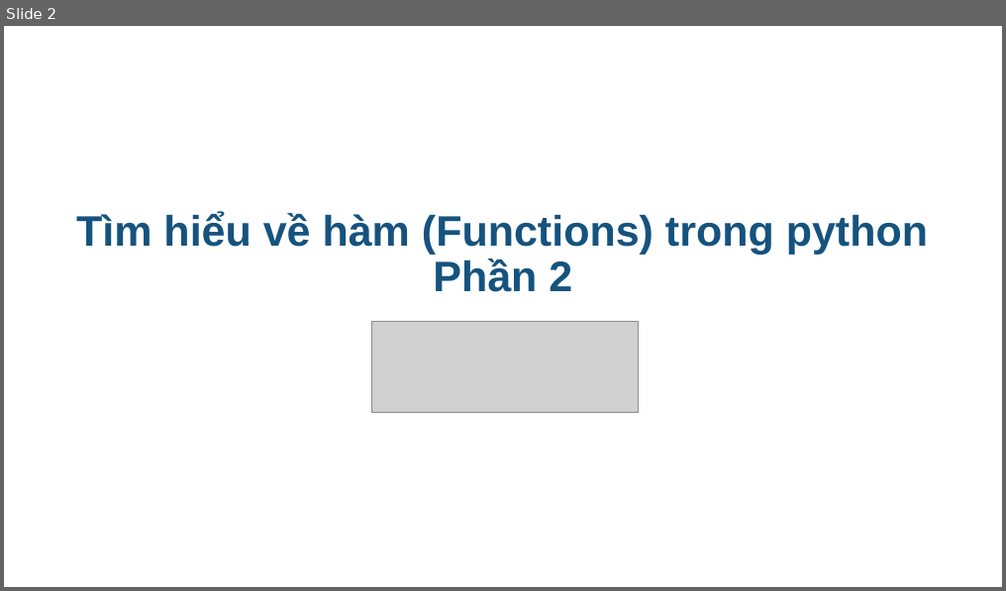
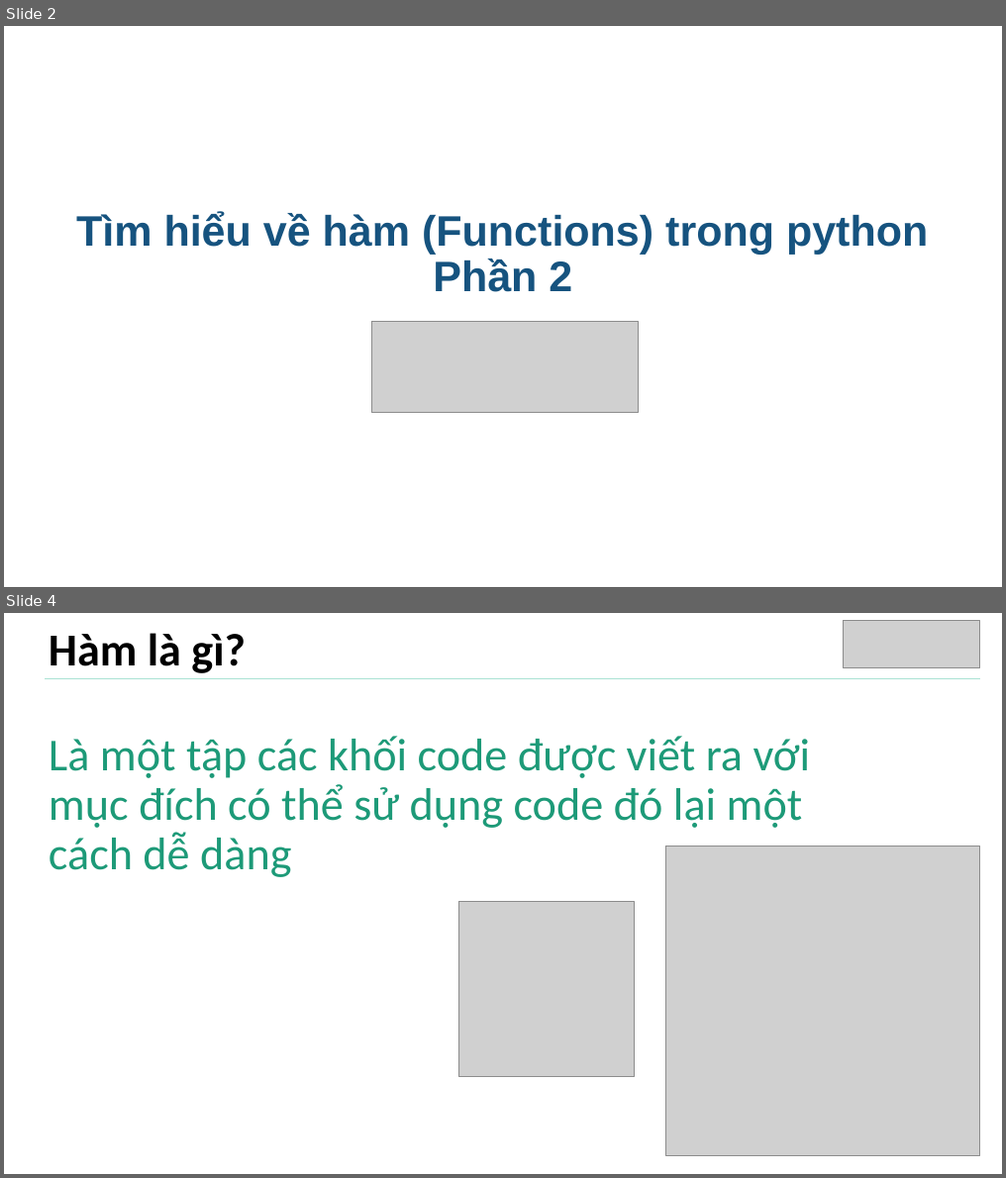
Before and after one commit to thaycacac/kids-dev, a slide deck: lv2/chapter2/chapter2.pptx. Shown one above the other, each under a label of ours: slide 2 before the commit, slides 2 and 4 after it; the slides between them are not shown. The pictures are 1006x591 and 1006x1178 pixels, drawn with LibreOffice and Linux fonts; fonts in the diff are those of the drawing; grey boxes stand for pictures; background and template pictures are left out. Boxes give left, top, right and bottom in pixels: in the first picture for what was removed or moved away, otherwise in the second. Text is boxed around its words. In the diff, an @@ line names an element or a change of style, - is before the commit and + after.

```diff
--- a/lv2/chapter2/chapter2.pptx
+++ b/lv2/chapter2/chapter2.pptx
@@ slide 4 added at <box>4,613,1002,1174</box>, background picture (left out) @@
@@ title added at <box>49,633,811,877</box>, 44 pt, text #1D9A78 @@
+Hàm là gì?
+Là một tập các khối code được viết ra với mục đích có thể sử dụng code đó lại một cách dễ dàng
@@ picture added at <box>844,621,980,667</box> @@
@@ line added from (980, 679) to (45, 679), #AAE2D3 0.75 pt @@
@@ picture added at <box>665,846,980,1156</box> @@
@@ picture added at <box>459,902,635,1077</box> @@
```
Also in this commit, not shown: 3 other slides changed, 2 other slides added, 22 slides removed, 6 other files.
